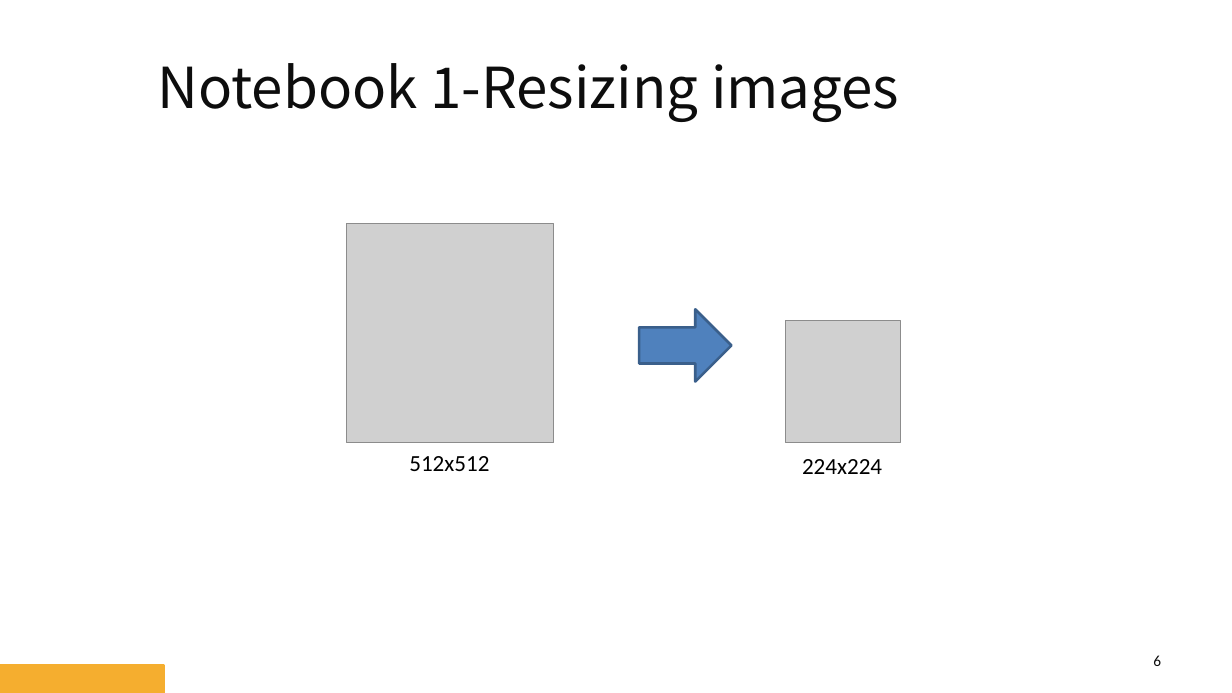
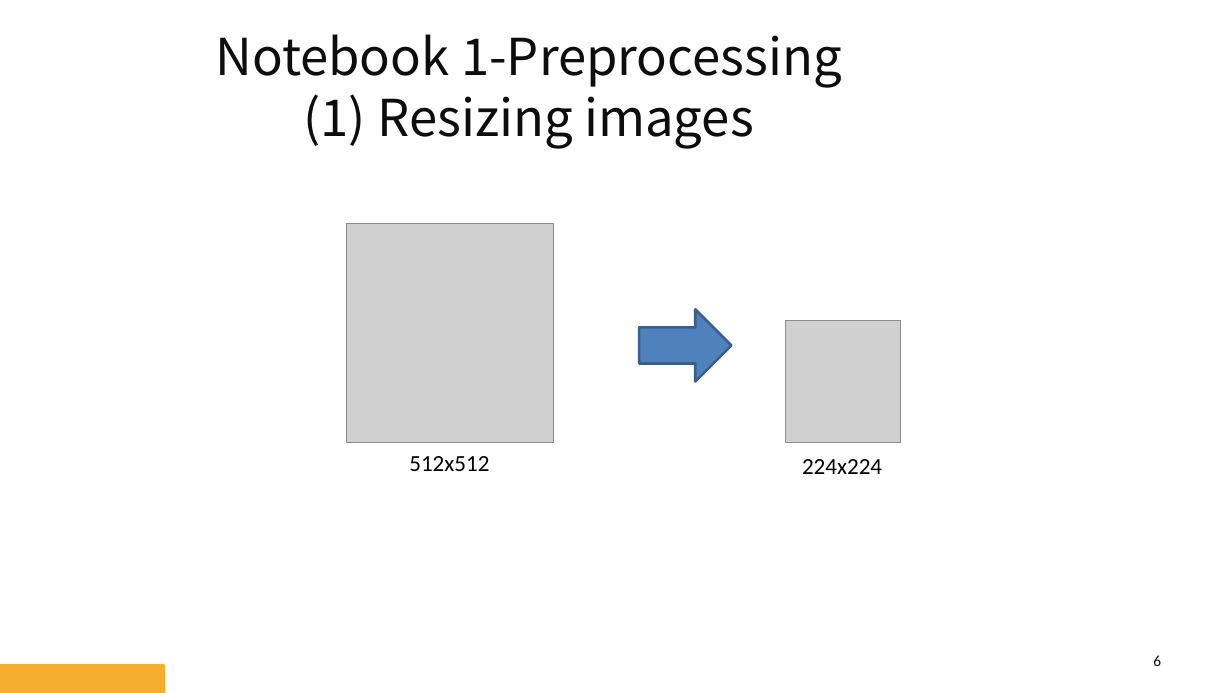
Before and after one commit to htchu/AOIProjectDemo, a slide deck: slide 6 of Slides/AOI-Steps.pptx. Drawn at 1232x693 pixels with LibreOffice and Linux fonts; fonts in the diff are those of the drawing; grey boxes stand for pictures; background and template pictures are left out. Boxes give left, top, right and bottom in pixels: in the first picture for what was removed or moved away, otherwise in the second. Text is boxed around its words. In the diff, an @@ line names an element or a change of style, - is before the commit and + after.

```diff
--- a/Slides/AOI-Steps.pptx
+++ b/Slides/AOI-Steps.pptx
@@ title at box(216, 34, 842, 149): text changed; size 44 to 39.6 pt @@
-Notebook 1-Resizing images
+Notebook 1-Preprocessing
+(1) Resizing images
```
Also in this commit, not shown: 1 other slide changed, 3 other files.
